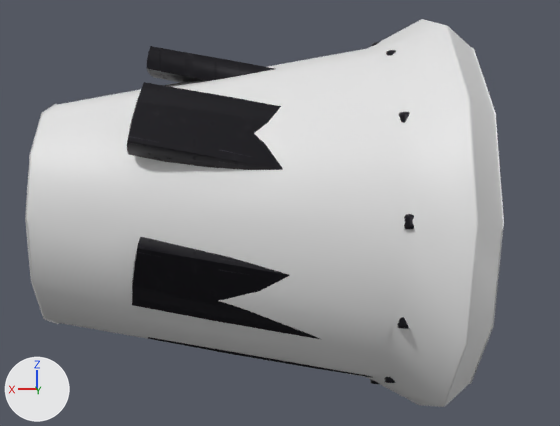
One commit to the Blender file assets/ships/parts/blender/engine_resonator_authored.blend: the scene before it, then after it.
Before and after are seen from a camera (50 mm lens) standing at (1.32, 5.18, 0.19) and looking at (1.13, 0.0, 0.01). Every picture has the same lights, and +X, +Y and +Z are marked at lower left. The older version comes first.

In view in the first picture: 'LOD0_ENGINE_RESONATOR_MAIN', 'engine_resonator_Material_Mechanical_Merged'.
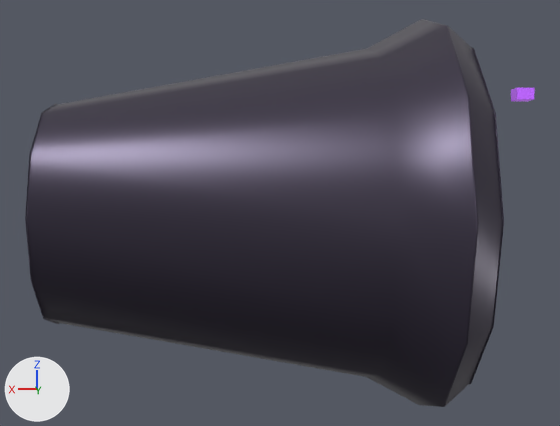
Location of each change, [x1, y1, x2, y2] in pixels of the pictures (560 x 426 px):
'LOD0_ENGINE_RESONATOR_MAIN', recoloured (darker): [25, 19, 504, 407] in both
'engine_resonator_Material_Mechanical_Merged', hidden: before [127, 42, 414, 384]
'DET_resonance_port', added: after [511, 88, 535, 102]

Edits to the bpy script that builds the scene:
```text
Change mat_material_mechanical:
    remove # nodes: BsdfPrincipled, Mapping, Mix x3, OutputMaterial, RGB, SeparateColor, TexCoord, TexImage x3, Value
    remove # colours: grey #696576
    remove # uses the picture img_engine_resonator_trim
    remove # uses the picture img_engine_resonator_wear
    remove # uses the picture img_material_mechanical_ao
    nodes: BsdfPrincipled, OutputMaterial
    colours: dark grey #615d69
Add mat_material_hull:
    mat_material_hull = principled_material('Material_Hull')
    mat_material_hull.base_color = (0.06, 0.05, 0.08)  # greyish purple #453f50
    mat_material_hull.metallic = 0.65
    mat_material_hull.roughness = 0.38
Change me_lod0_engine_resonator_main:
    where me_lod0_engine_resonator_main.from_pydata(...)  # 50 vertices, 96 faces; spans x 0.0..2.6, y -1.3..1.3, z -1.3..1.3
    add me_lod0_engine_resonator_main.materials.append(mat_material_hull)  # greyish purple #453f50
Add me_cube_009:
    me_cube_009.from_pydata(...)  # a box spanning x -0.06..0.06, y -0.06..0.06, z -0.04..0.04
    me_cube_009.materials.append(mat_material_accent)  # purple #a050e1, glowing purple #c46cf9
Change ob_engine_resonator_material_mechanical_merged:
    add ob_engine_resonator_material_mechanical_merged.hide_render = True
Add ob_det_resonance_port:
    ob_det_resonance_port = bpy.data.objects.new('DET_resonance_port', me_cube_009)
    ob_det_resonance_port.parent = ob_engine_resonator
    ob_det_resonance_port.location = (-0.5, 0.0, 0.8)
    _m = ob_det_resonance_port.modifiers.new('SF_Bevel', 'BEVEL')
    _m.width = 0.004
    _m.width_pct = 0.004
    _m.segments = 2
    _m.angle_limit = 0.698
    _m = ob_det_resonance_port.modifiers.new('SF_WN', 'WEIGHTED_NORMAL')
    _m.keep_sharp = True
```
